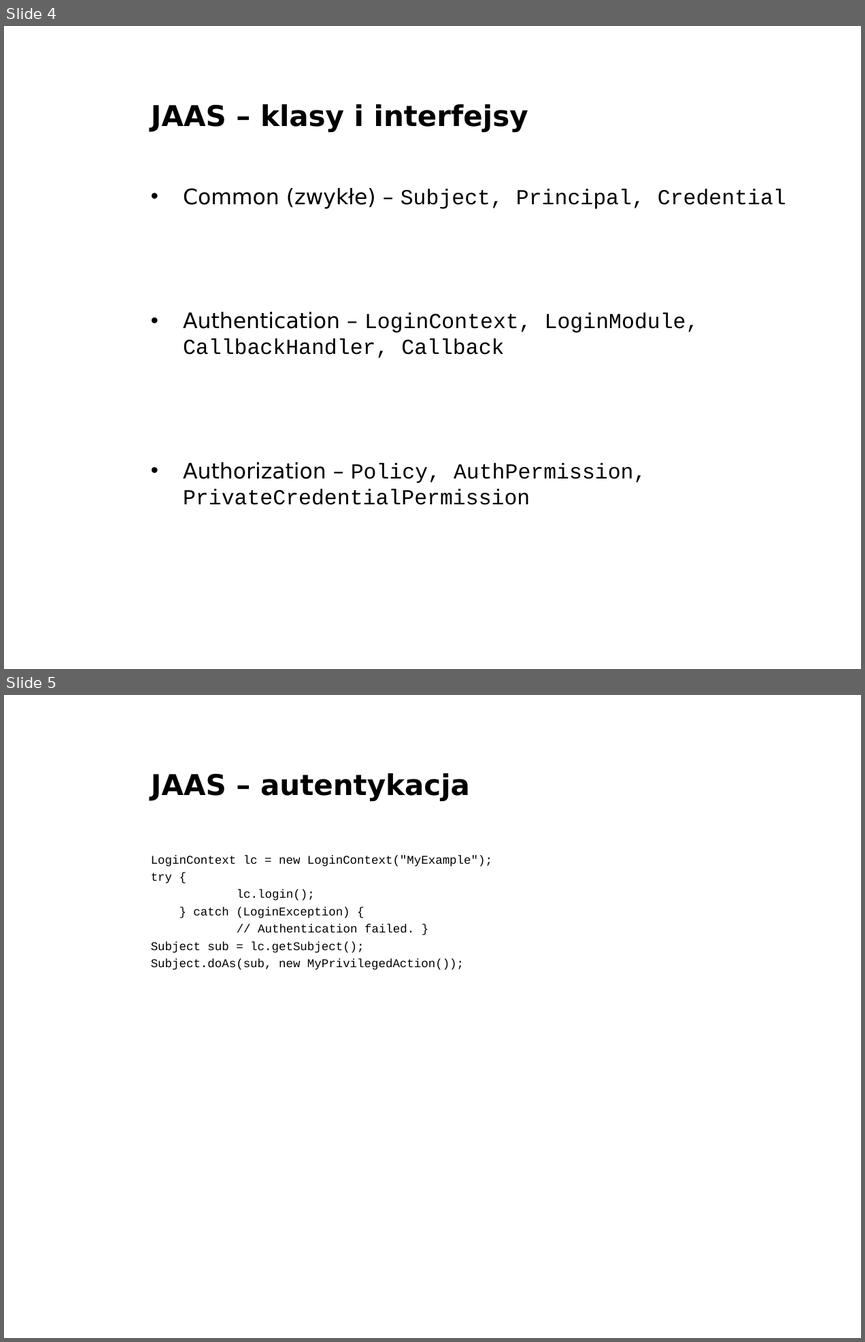
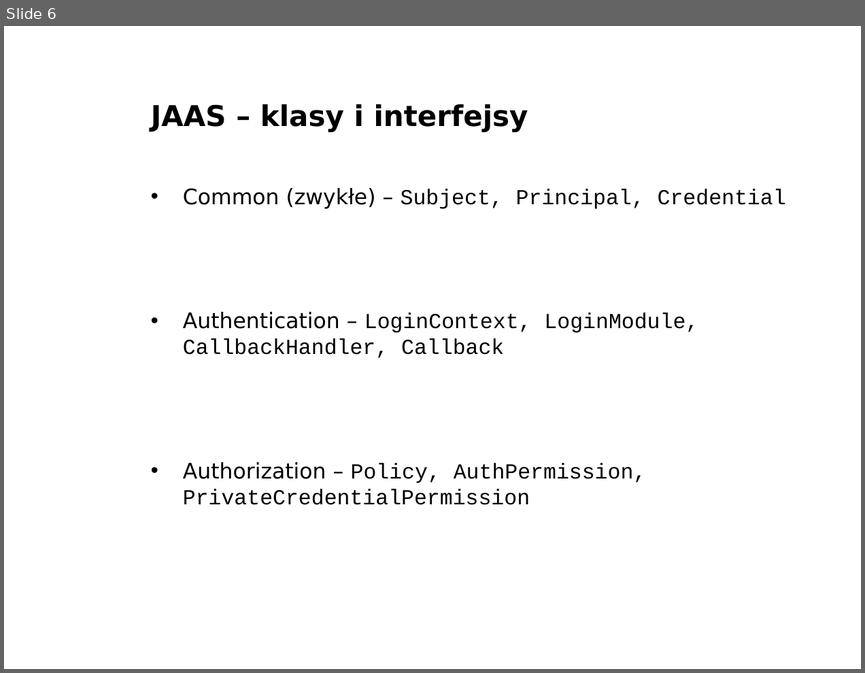
Before and after one commit to Sharku94/ZTI_JAAS, a slide deck: prezentacja/JAAS.ppt. Shown one above the other, each under a label of ours: slides 4 and 5 before the commit, slide 6 after it. The pictures are 865x1342 and 865x673 pixels, drawn with LibreOffice and Linux fonts; fonts in the diff are those of the drawing; background and template pictures are left out. Boxes give left, top, right and bottom in pixels: in the first picture for what was removed or moved away, otherwise in the second. Text is boxed around its words. In the diff, an @@ line names an element or a change of style, - is before the commit and + after.

```diff
--- a/prezentacja/JAAS.ppt
+++ b/prezentacja/JAAS.ppt
@@ slide 5 removed at bbox=[4, 695, 861, 1338], background picture (left out) @@
@@ title removed at bbox=[151, 773, 470, 801] @@
-JAAS – autentykacja
@@ text removed at bbox=[151, 855, 492, 970] @@
-LoginContext lc = new LoginContext("MyExample");
-try {
-lc.login();
-} catch (LoginException) {
-// Authentication failed. }
-Subject sub = lc.getSubject();
-Subject.doAs(sub, new MyPrivilegedAction());
@@ what was slide 4 is now slide 6 @@
```
Also in this commit, not shown: 3 other slides changed, 16 slides added.
